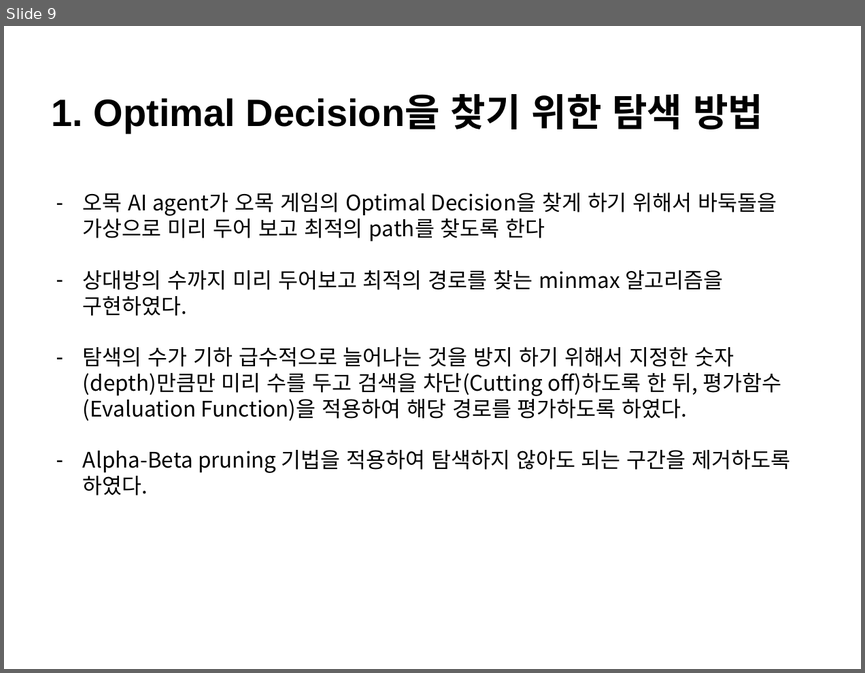
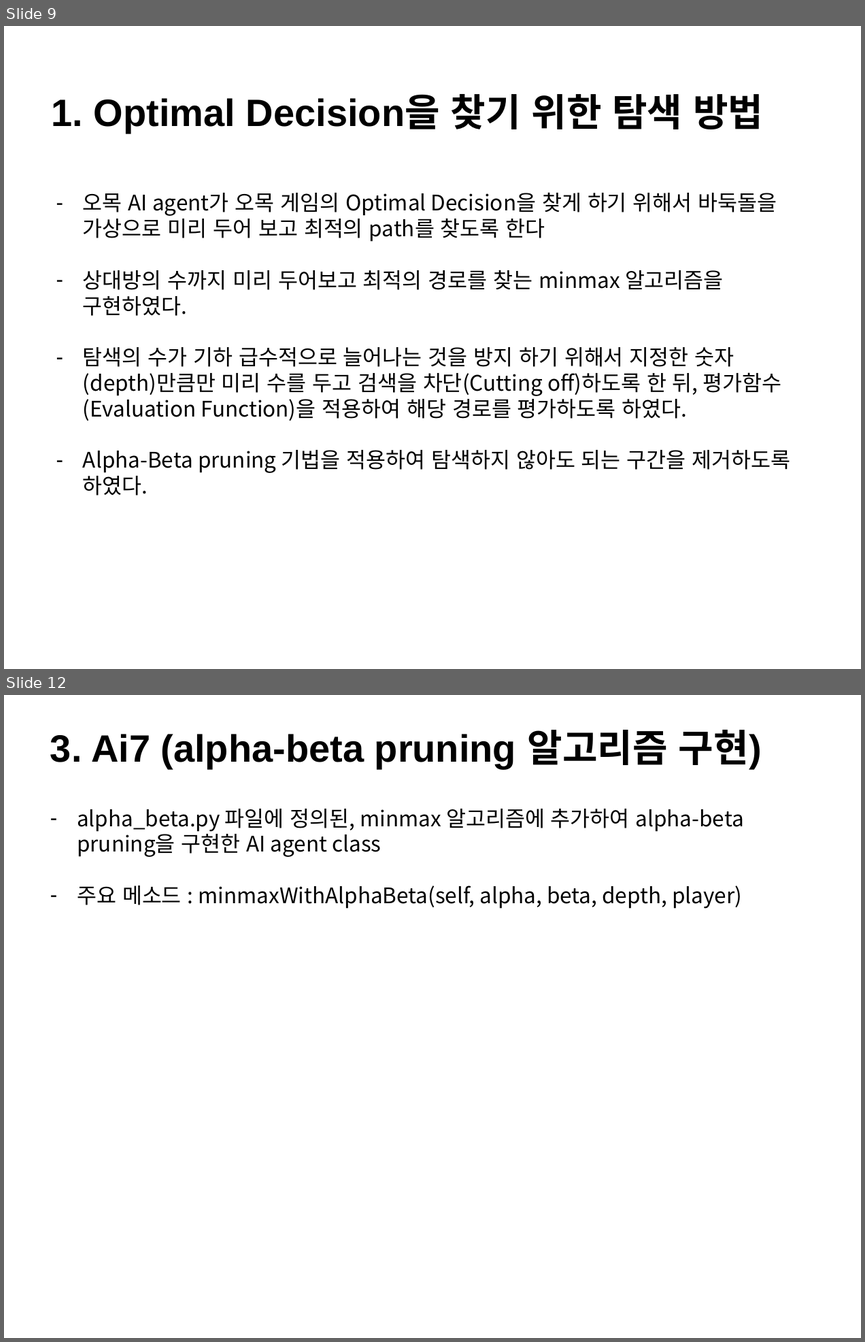
Before and after one commit to ChanJun-Park/AI_Gomoku, a slide deck: 최종보고서.pptx. Shown one above the other, each under a label of ours: slide 9 before the commit, slides 9 and 12 after it; the slides between them are not shown. The pictures are 865x673 and 865x1342 pixels, drawn with LibreOffice and Linux fonts; fonts in the diff are those of the drawing. Boxes give left, top, right and bottom in pixels: in the first picture for what was removed or moved away, otherwise in the second. Text is boxed around its words. In the diff, an @@ line names an element or a change of style, - is before the commit and + after.

```diff
--- a/최종보고서.pptx
+++ b/최종보고서.pptx
@@ slide 12 added at (x1=4, y1=695, x2=861, y2=1338), background #FFFFFF @@
@@ text added at (x1=50, y1=730, x2=762, y2=770), 32 pt, text #000000, bold @@
+3. Ai7 (alpha-beta pruning 알고리즘 구현)
@@ text added at (x1=77, y1=809, x2=744, y2=909), 18 pt, text #000000 @@
+– alpha_beta.py 파일에 정의된, minmax 알고리즘에 추가하여 alpha-beta pruning을 구현한 AI agent class
+– 주요 메소드 : minmaxWithAlphaBeta(self, alpha, beta, depth, player)
```
Also in this commit, not shown: 6 slides changed, 6 other slides added, 2 slides removed, 9 other files.
